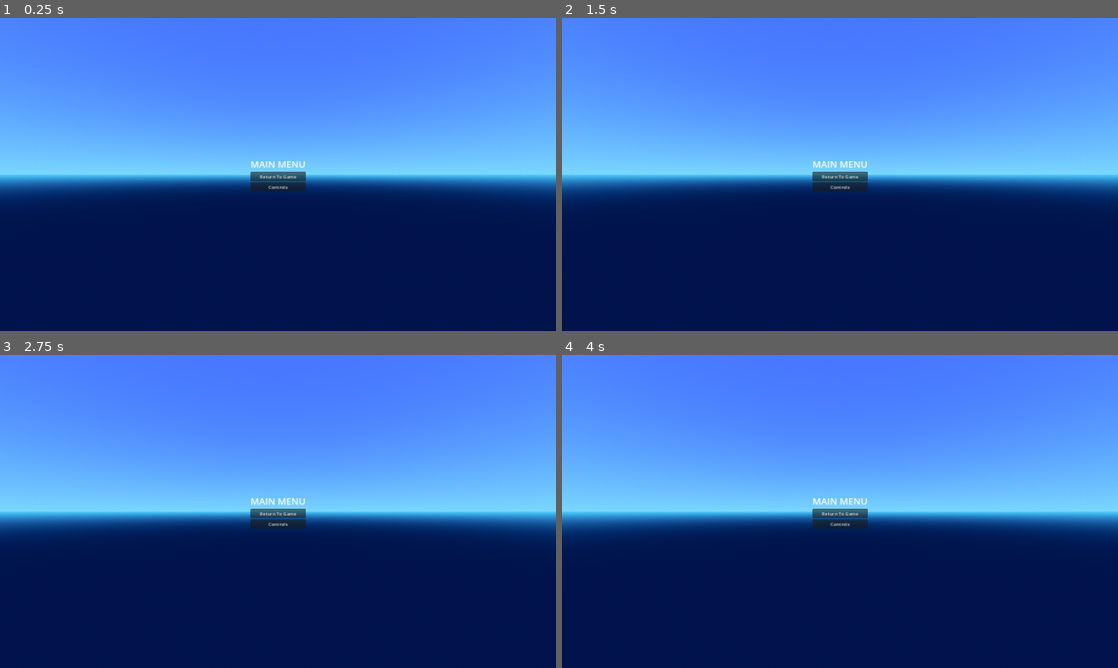
Above: before the commit, frames 1-4 (two rows, left to right).
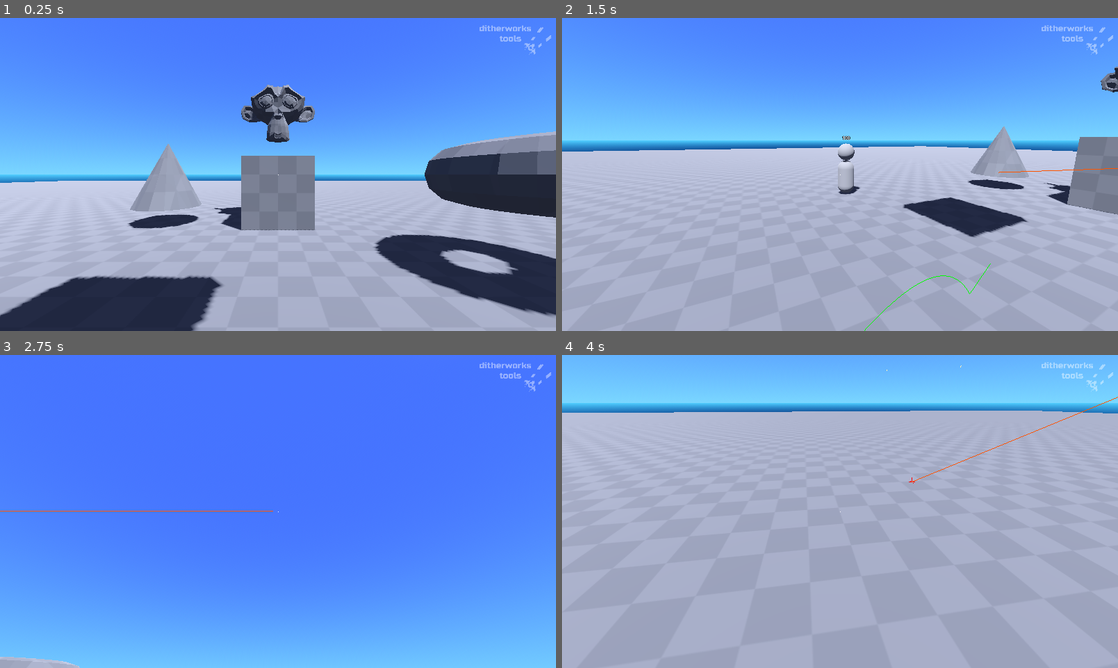
Above: after the commit, the same moments.

Repository: ditherworks/ditherworks_tools
Game: Godot game, scene res://demo/scenes/demo_world.tscn
Same seed, same stepped clock (60 frames per second), same inputs: the game is played once before the commit and once after it.
Inputs (mouse positions are in pixels of both pictures, inside the frame that each line leads up to):
- Up to frame 1 (0.25 s): no input
- Up to frame 2 (1.5 s): tap Enter at 0.5 s; move the mouse to (962, 158) at 0.52 s; hold D (move_right) 0.53-1.28 s; hold 0 0.53-1.28 s; click (962, 158) at 0.6 s; tap Space (jump) at 0.77 s; move the mouse to (728, 190) at 1.27 s; hold S (move_backward) from 1.28 s (still down); tap 0 at 1.35 s
- Up to frame 3 (2.75 s): tap Space (jump) at 1.52 s; click (166, 527) at 1.55 s; move the mouse to (333, 442) at 2.02 s; release S (move_backward) at 2.03 s; hold D (move_right) from 2.03 s (still down); hold 0 from 2.03 s (still down); click (333, 442) at 2.1 s
- Up to frame 4 (4 s): move the mouse to (812, 574) at 2.77 s; release D (move_right) at 2.78 s; release 0 at 2.78 s; hold W (move_forward) 2.78-3.53 s; tap 0 at 2.85 s; tap Space (jump) at 3.02, 3.77 s; click (812, 574) at 3.05 s; move the mouse to (1006, 558) at 3.52 s; hold A (move_left) from 3.53 s (still down); hold 0 from 3.53 s (still down); click (1006, 558) at 3.6 s

The runs differ from the first frame. In frame 1, 54% of the frame differs, in the area x 0-100%, y 2-100%; in frame 2, 75%; in frame 3, 78%; in frame 4, 100%, in the area x 0-100%, y 0-100%.

Commit message:
health and hitboxes
- added bullet cast node type
- added melee hurtbox on player

Diff:
--- a/demo/scenes/demo_world.tscn
+++ b/demo/scenes/demo_world.tscn
@@ -137,6 +137,8 @@
 
 [node name="Head_HitBox" type="Area3D" parent="Dummy/Health"]
 transform = Transform3D(1, 0, 0, 0, 1, 0, 0, 0, 1, 0, 1.5, 0)
+collision_layer = 4
+collision_mask = 0
 script = ExtResource("8_u11ks")
 _multiplier = 3.0
 
@@ -145,6 +147,8 @@
 
 [node name="Body_HitBox" type="Area3D" parent="Dummy/Health"]
 transform = Transform3D(1, 0, 0, 0, 1, 0, 0, 0, 1, 0, 0.6, 0)
+collision_layer = 4
+collision_mask = 0
 script = ExtResource("8_u11ks")
 
 [node name="CollisionShape3D" type="CollisionShape3D" parent="Dummy/Health/Body_HitBox"]
--- a/demo/scenes/game.tscn
+++ b/demo/scenes/game.tscn
@@ -12,6 +12,7 @@
 _pause = NodePath("PauseScreen")
 _front_end = NodePath("FrontEnd")
 _transition = NodePath("FadeTransition")
+_start_in_game = true
 
 [node name="Hud" parent="." instance=ExtResource("2_2ndga")]
 
--- a/demo/scenes/player.tscn
+++ b/demo/scenes/player.tscn
@@ -7,6 +7,8 @@
 [ext_resource type="Script" path="res://demo/scripts/player/states/player_run.gd" id="5_ojjch"]
 [ext_resource type="Script" path="res://demo/scripts/player/states/player_fall.gd" id="6_sym58"]
 [ext_resource type="Script" path="res://demo/scripts/player/states/player_jump.gd" id="7_2ga8r"]
+[ext_resource type="Script" path="res://health/bullet_cast.gd" id="7_r1mxd"]
+[ext_resource type="Script" path="res://health/hurtbox.gd" id="8_nafdf"]
 
 [sub_resource type="CapsuleShape3D" id="CapsuleShape3D_myg2a"]
 radius = 0.3
@@ -21,12 +23,14 @@
 radius = 0.3
 height = 1.8
 
-[node name="Player" type="CharacterBody3D"]
+[sub_resource type="BoxShape3D" id="BoxShape3D_v5om4"]
+
+[node name="Player" type="CharacterBody3D" node_paths=PackedStringArray("_camera", "_bullet_cast", "_state_machine", "_melee_hurtbox")]
 script = ExtResource("1_6x5ip")
-_camera_path = NodePath("Camera3D")
-_raycast_path = NodePath("Camera3D/RayCast3D")
-_state_machine_path = NodePath("StateMachine")
-_spark_fx = ExtResource("2_vtqkh")
+_camera = NodePath("Camera3D")
+_bullet_cast = NodePath("Camera3D/BulletCast")
+_state_machine = NodePath("StateMachine")
+_melee_hurtbox = NodePath("HurtBox")
 
 [node name="StateMachine" type="Node" parent="."]
 script = ExtResource("3_wdl16")
@@ -61,10 +65,23 @@
 transform = Transform3D(1, 0, 0, 0, 1, 0, 0, 0, 1, 0, 1.5, 0)
 current = true
 
-[node name="RayCast3D" type="RayCast3D" parent="Camera3D"]
+[node name="BulletCast" type="RayCast3D" parent="Camera3D"]
+enabled = false
 target_position = Vector3(0, 0, -100)
+collision_mask = 5
 collide_with_areas = true
+script = ExtResource("7_r1mxd")
+_impact_fx = ExtResource("2_vtqkh")
 
 [node name="Mesh" type="MeshInstance3D" parent="."]
 transform = Transform3D(1, 0, 0, 0, 1, 0, 0, 0, 1, 0, 0.9, 0)
 mesh = SubResource("CapsuleMesh_w4w8f")
+
+[node name="HurtBox" type="Area3D" parent="."]
+transform = Transform3D(1, 0, 0, 0, 1, 0, 0, 0, 1, 0, 1.25, -0.75)
+monitorable = false
+script = ExtResource("8_nafdf")
+
+[node name="CollisionShape3D" type="CollisionShape3D" parent="HurtBox"]
+shape = SubResource("BoxShape3D_v5om4")
+disabled = true
--- a/demo/scenes/spark_fx.tscn
+++ b/demo/scenes/spark_fx.tscn
@@ -24,8 +24,8 @@
 
 [sub_resource type="SphereMesh" id="SphereMesh_3no45"]
 material = SubResource("StandardMaterial3D_ews3i")
-radius = 0.3
-height = 0.6
+radius = 0.2
+height = 0.4
 radial_segments = 16
 rings = 8
 
--- a/demo/scripts/player/player.gd
+++ b/demo/scripts/player/player.gd
@@ -9,18 +9,13 @@
 
 
 # Export Members
-@export var _camera_path : NodePath
-@export var _raycast_path : NodePath
-@export var _state_machine_path : NodePath
-
-@export_group("Externals")
-@export var _spark_fx : PackedScene
+@export var _camera : Camera3D
+@export var _bullet_cast : BulletCast
+@export var _state_machine : StateMachine
+@export var _melee_hurtbox : HurtBox
 
 
 # Private Members
-@onready var _camera := get_node(_camera_path) as Camera3D
-@onready var _raycast := get_node(_raycast_path) as RayCast3D
-@onready var _state_machine := get_node(_state_machine_path) as StateMachine
 @onready var _gravity := ProjectSettings.get_setting("physics/3d/default_gravity") as float
 
 var _move_input : Vector3
@@ -35,14 +30,15 @@
 func _physics_process(delta: float) -> void:
 	_apply_physics(delta)
 
-	if Input.is_key_pressed(KEY_0):
-		get_tree().paused = not get_tree().paused
-
 
 func _unhandled_input(event: InputEvent) -> void:
 	if event.is_action_pressed("pause"):
 		g_game.pause(true)
 		get_viewport().set_input_as_handled()
+
+	if event.is_action_pressed("melee") and _melee_hurtbox:
+		_melee_hurtbox.activate(10.0, 0.1, self)
+		print("swish")
 
 
 # Public Functions
@@ -56,20 +52,6 @@
 
 func get_flat_velocity() -> Vector3:
 	return velocity * Vector3(1.0, 0.0, 1.0)
-
-
-func shoot() -> void:
-	if _raycast.is_colliding():
-		SpawnedFX3D.spawn_aimed(_spark_fx, self, _raycast.get_collision_point(), _raycast.get_collision_normal())
-		g_lines.draw_line(_raycast.global_position, _raycast.get_collision_point(), Color.ORANGE_RED, 1.0)
-		g_lines.draw_point(_raycast.get_collision_point(), 0.1, Color.RED, 1.0)
-
-		if _raycast.get_collider() is HitBox:
-			var hitbox := _raycast.get_collider() as HitBox
-			hitbox.hurt(10.0, _raycast.get_collision_point(), _raycast.get_collision_normal(), self)
-	else:
-		var tip := _raycast.global_position + (_raycast.global_basis * _raycast.target_position)
-		g_lines.draw_line(_raycast.global_position, tip, Color.ORANGE_RED, 1.0)
 
 
 # Private Functions
--- a/demo/scripts/player/states/player_state.gd
+++ b/demo/scripts/player/states/player_state.gd
@@ -31,7 +31,8 @@
 
 func _default_shoot(event: InputEvent) -> void:
 	if Utils.action_just_pressed(event, "shoot"):
-		_player.shoot()
+		if _player._bullet_cast:
+			_player._bullet_cast.shoot()
 
 
 # Signal Functions
--- /dev/null
+++ b/health/bullet_cast.gd
@@ -0,0 +1,51 @@
+class_name BulletCast
+extends RayCast3D
+
+
+# Signals
+# Enums
+# Constants
+# Members
+@export var _impact_fx : PackedScene
+
+
+# Default Callbacks
+func _ready() -> void:
+	enabled = false
+	collide_with_areas = true
+
+
+# Public Functions
+func shoot() -> void:
+	clear_exceptions()
+
+	while _cast_for_collision():
+		var hitbox := get_collider() as HitBox
+		if hitbox:
+			hitbox.hurt(10.0, get_collision_point(), get_collision_normal(), self)
+			_show_impact()
+			return
+
+		if get_collider() is Area3D:
+			add_exception(get_collider())
+			prints("ignoring", get_collider())
+		else:
+			_show_impact()
+			return
+
+	var tip := global_position + (global_basis * target_position)
+	g_lines.draw_line(global_position, tip, Color.ORANGE_RED, 1.0)
+
+
+# Private Functions
+func _cast_for_collision() -> bool:
+	#force_update_transform()
+	force_raycast_update()
+	return is_colliding()
+
+
+func _show_impact() -> void:
+	g_lines.draw_line(global_position, get_collision_point(), Color.ORANGE_RED, 1.0)
+	g_lines.draw_point(get_collision_point(), 0.1, Color.RED, 1.0)
+	if _impact_fx:
+		SpawnedFX3D.spawn_aimed(_impact_fx, self, get_collision_point(), get_collision_normal())
--- a/health/health.gd
+++ b/health/health.gd
@@ -52,6 +52,10 @@
 	return true
 
 
+func queue_damage(amount: float, source: HitBox) -> void:
+	pass
+
+
 func is_dead() -> bool:
 	return _current_value <= 0.0
 
--- a/health/hitbox.gd
+++ b/health/hitbox.gd
@@ -19,5 +19,19 @@
 
 func hurt(amount: float, point: Vector3, normal: Vector3, creator: Node3D) -> bool:
 	if _health:
-		return _health.hurt(amount * _multiplier, point, normal, creator)
+		return _health.hurt(calculate_damage(amount), point, normal, creator)
 	return false
+
+
+func calculate_damage(hurt_amount: float) -> float:
+	if not _health or _health.is_dead():
+		return 0.0
+	return hurt_amount * _multiplier
+
+
+func queue_damage(amount: float) -> Health:
+	if _health:
+		_health.queue_damage(calculate_damage(amount), self)
+		return _health
+
+	return null
--- a/health/hurtbox.gd
+++ b/health/hurtbox.gd
@@ -2,10 +2,7 @@
 extends Area3D
 
 
-# Export Members
-
-
-# Private Members
+#  Members
 var _life := -1.0
 var _damage := 100.0
 var _creator : Node3D
@@ -15,6 +12,7 @@
 # Default Callbacks
 func _ready() -> void:
 	monitoring = false
+	deactivate()
 
 
 func _physics_process(delta: float) -> void:
@@ -27,14 +25,20 @@
 	if not monitoring:
 		return
 
+	#var health_overlaps : Array[Health]
+
 	for area in get_overlapping_areas():
 		# check it's a hitbox
-		var hitbox = area as HitBox
+		var hitbox := area as HitBox
 		if not hitbox:
 			continue
 
+		#var health := hitbox.queue_damage(_damage)
+		#if health and not health_overlaps.has(health):
+			#health_overlaps.push_back(health)
+
 		# check if they're new to us
-		if hitbox._health and _recipients.find(hitbox._health) == -1:
+		if hitbox._health and _recipients.has(hitbox._health):
 			# apply the damage
 			hitbox.hurt(_damage, global_position, global_position - area.global_position, _creator)
 			_recipients.append(hitbox._health)
@@ -42,12 +46,23 @@
 
 # Public Functions
 func activate(damage: float, duration: float, creator: Node3D) -> void:
+	var collision := get_child(0) as CollisionShape3D
+	if collision:
+		collision.disabled = false
+
 	_damage = damage
 	_life = duration
 	_creator = creator
 	_recipients.clear()
 	monitoring = true
 
+	set_physics_process(true)
+
 
 func deactivate() -> void:
+	var collision := get_child(0) as CollisionShape3D
+	if collision:
+		collision.disabled = true
+
 	monitoring = false
+	set_physics_process(false)
--- a/project.godot
+++ b/project.godot
@@ -90,11 +90,17 @@
 , Object(InputEventKey,"resource_local_to_scene":false,"resource_name":"","device":-1,"window_id":0,"alt_pressed":false …(186 unchanged characters)…
 ]
 }
-test={
+melee={
 "deadzone": 0.5,
-"events": [Object(InputEventJoypadButton,"resource_local_to_scene":false,"resource_name":"","device":-1,"button_index":14,"pressure":0.0,"pressed":true,"script":null)
+"events": [Object(InputEventMouseButton,"resource_local_to_scene":false,"resource_name":"","device":-1,"window_id":0,"alt_pressed":false,"shift_pressed":false,"ctrl_pressed":false,"meta_pressed":false,"button_mask":128,"position":Vector2(169, 7),"global_position":Vector2(178, 53),"factor":1.0,"button_index":8,"canceled":false,"pressed":true,"double_click":false,"script":null)
 ]
 }
+
+[layer_names]
+
+3d_physics/layer_1="world"
+3d_physics/layer_2="entities"
+3d_physics/layer_3="hitboxes"
 
 [rendering]
 
Not shown: 1 places in demo/scenes/player.tscn that only renumber resources
